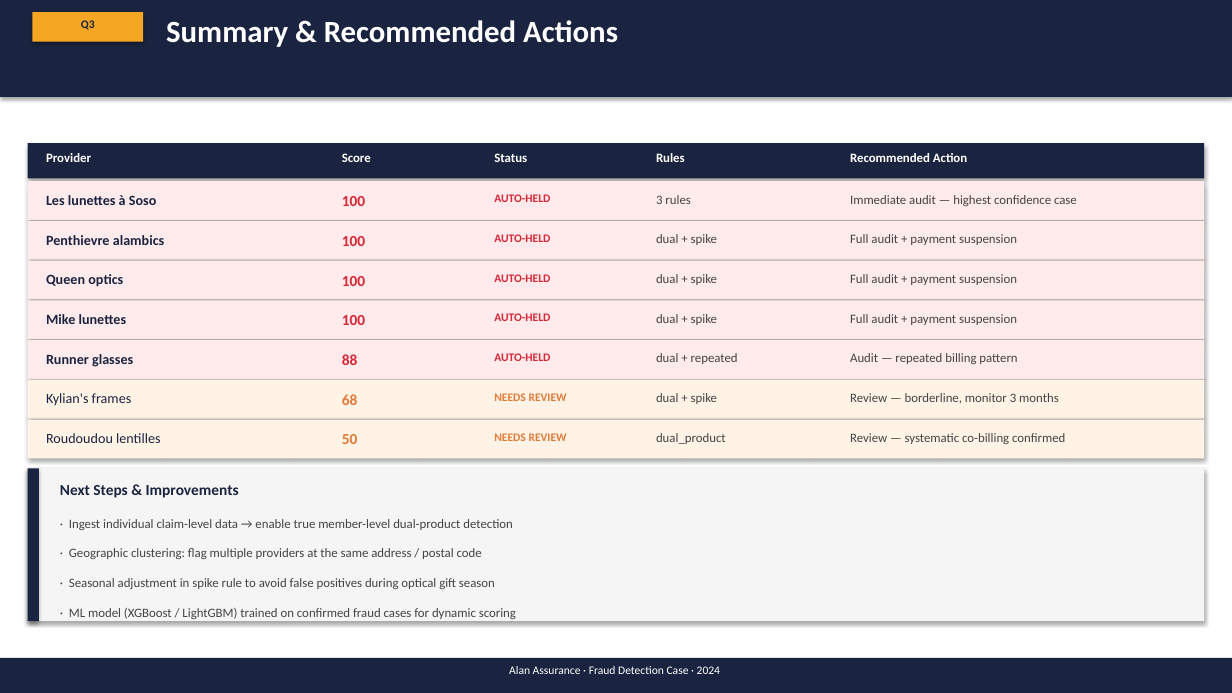
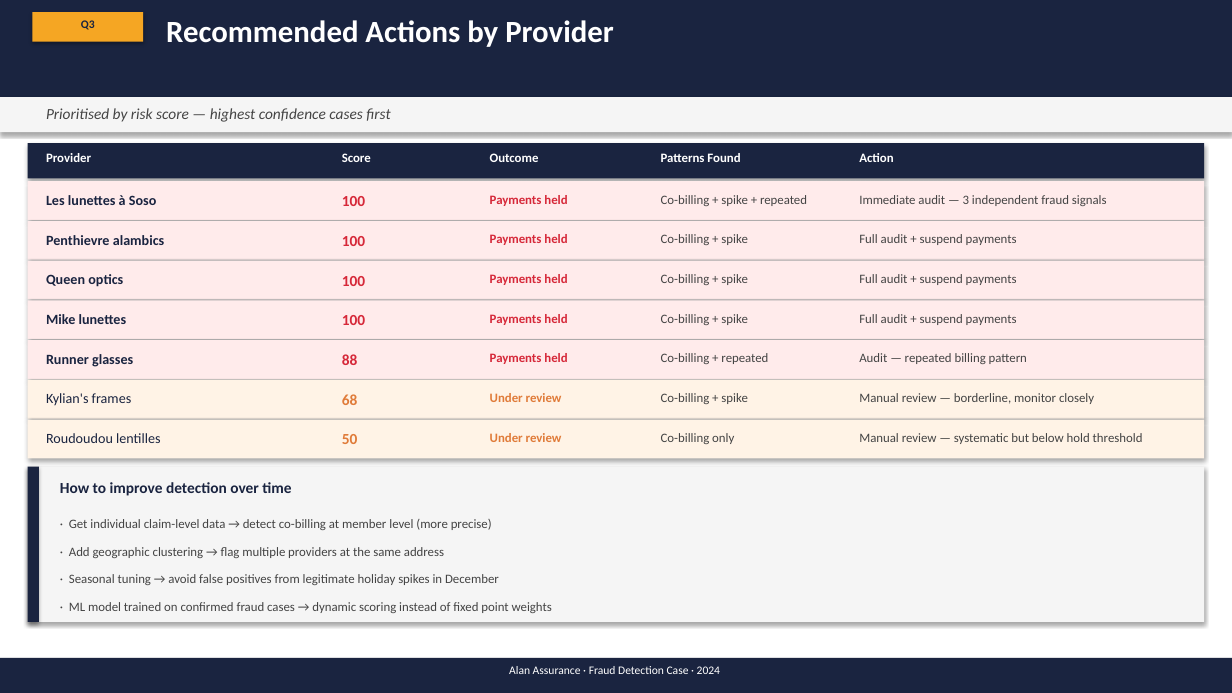
Before and after one commit to MaxwellM34/InsuranceFraudDetection, a slide deck: slide 12 of fraud_ops_presentation_updated.pptx. Drawn at 1232x693 pixels with LibreOffice and Linux fonts; fonts in the diff are those of the drawing. Boxes give left, top, right and bottom in pixels: in the first picture for what was removed or moved away, otherwise in the second. Text is boxed around its words. In the diff, an @@ line names an element or a change of style, - is before the commit and + after.

```diff
--- a/fraud_ops_presentation_updated.pptx
+++ b/fraud_ops_presentation_updated.pptx
@@ text at <box>166,20,614,47</box>: text changed @@
-Summary & Recommended Actions
+Recommended Actions by Provider
@@ rectangle added at <box>0,97,1232,132</box>, fill #F5F5F5 @@
@@ text added at <box>46,108,390,122</box>, 12 pt, text #444444, italic @@
+Prioritised by risk score — highest confidence cases first
@@ text at <box>490,153,539,162</box>: text changed @@
-Status
+Outcome
@@ text at <box>661,153,740,162</box>: text changed @@
-Rules
+Patterns Found
@@ text at <box>859,153,893,162</box>: text changed @@
-Recommended Action
+Action
@@ text at <box>490,195,567,206</box>: text changed; size 9 to 10 pt @@
-AUTO-HELD
+Payments held
@@ text at <box>661,195,807,206</box>: text changed @@
-3 rules
+Co-billing + spike + repeated
@@ text at <box>859,195,1107,206</box>: text changed @@
-Immediate audit — highest confidence case
+Immediate audit — 3 independent fraud signals
@@ text at <box>490,234,567,245</box>: text changed; size 9 to 10 pt @@
-AUTO-HELD
+Payments held
@@ text at <box>661,234,747,245</box>: text changed @@
-dual + spike
+Co-billing + spike
@@ text at <box>859,234,1017,245</box>: text changed @@
-Full audit + payment suspension
+Full audit + suspend payments
@@ text at <box>490,274,567,285</box>: text changed; size 9 to 10 pt @@
-AUTO-HELD
+Payments held
@@ text at <box>661,274,747,285</box>: text changed @@
-dual + spike
+Co-billing + spike
@@ text at <box>859,274,1017,285</box>: text changed @@
-Full audit + payment suspension
+Full audit + suspend payments
@@ text at <box>490,314,567,325</box>: text changed; size 9 to 10 pt @@
-AUTO-HELD
+Payments held
@@ text at <box>661,314,747,325</box>: text changed @@
-dual + spike
+Co-billing + spike
@@ text at <box>859,314,1017,325</box>: text changed @@
-Full audit + payment suspension
+Full audit + suspend payments
@@ text at <box>490,353,567,364</box>: text changed; size 9 to 10 pt @@
-AUTO-HELD
+Payments held
@@ text at <box>661,353,768,364</box>: text changed @@
-dual + repeated
+Co-billing + repeated
@@ text "Audit — repeated billing pattern": place and size @@
-text "Audit — repeated billing pattern" at <box>850,353,1017,364</box>
+text "Audit — repeated billing pattern" at <box>859,353,1027,364</box>
@@ text at <box>490,393,562,402</box>: text changed; size 9 to 10 pt @@
-NEEDS REVIEW
+Under review
@@ text at <box>661,393,747,404</box>: text changed @@
-dual + spike
+Co-billing + spike
@@ text at <box>859,393,1094,404</box>: text changed @@
-Review — borderline, monitor 3 months
+Manual review — borderline, monitor closely
@@ text at <box>490,433,562,442</box>: text changed; size 9 to 10 pt @@
-NEEDS REVIEW
+Under review
@@ text at <box>661,433,734,444</box>: text changed @@
-dual_product
+Co-billing only
@@ text at <box>859,433,1143,444</box>: text changed @@
-Review — systematic co-billing confirmed
+Manual review — systematic but below hold threshold
@@ text removed at <box>60,485,239,498</box> @@
-Next Steps & Improvements
@@ text added at <box>60,482,291,496</box>, 12 pt, text #1A2440, bold @@
+How to improve detection over time
@@ text at <box>69,519,492,530</box>: text changed @@
-· Ingest individual claim-level data → enable true member-level dual-product detection
+· Get individual claim-level data → detect co-billing at member level (more precise)
@@ text at <box>69,547,444,558</box>: text changed @@
-· Geographic clustering: flag multiple providers at the same address / postal code
+· Add geographic clustering → flag multiple providers at the same address
@@ text at <box>69,574,499,585</box>: text changed @@
-· Seasonal adjustment in spike rule to avoid false positives during optical gift season
+· Seasonal tuning → avoid false positives from legitimate holiday spikes in December
@@ text at <box>69,602,552,613</box>: text changed @@
-· ML model (XGBoost / LightGBM) trained on confirmed fraud cases for dynamic scoring
+· ML model trained on confirmed fraud cases → dynamic scoring instead of fixed point weights
```
Also in this commit, not shown: 6 other slides changed, 5 slides added, 5 slides removed.
